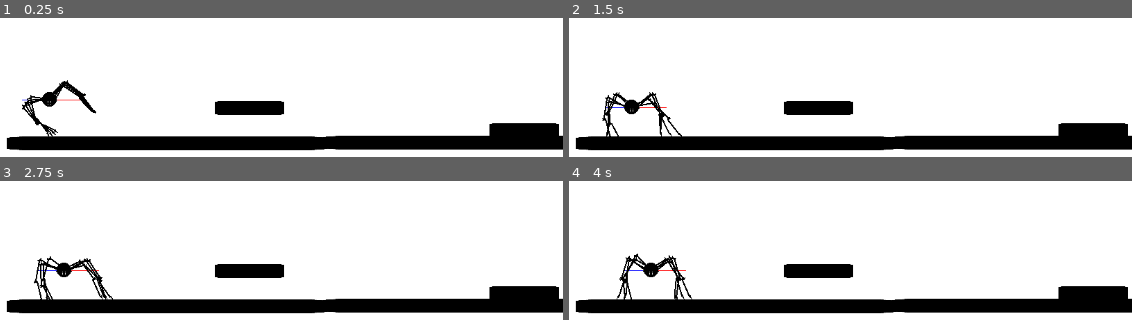
Above: before the commit, frames 1-4 (two rows, left to right).
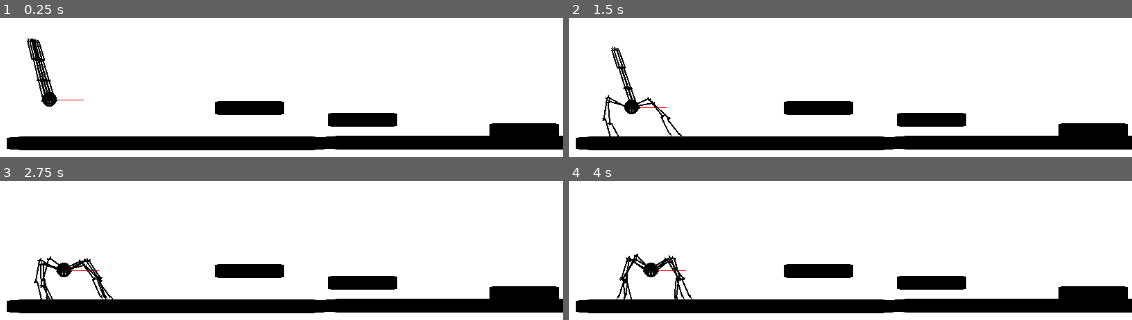
Above: after the commit, the same moments.

Repository: ArgonautAli/procedural-octopus
Game: Godot game, scene res://scene/level.tscn
Same seed, same stepped clock (60 frames per second), same inputs: the game is played once before the commit and once after it. The engine's default icon, where the game draws it, is replaced by a stand-in: a white triangle on a blue panel in a dark square.
Inputs (mouse positions are in pixels of both pictures, inside the frame that each line leads up to):
- Up to frame 1 (0.25 s): no input
- Up to frame 2 (1.5 s): move the mouse to (906, 45) at 0.52 s; move the mouse to (574, 90) at 1.27 s
- Up to frame 3 (2.75 s): move the mouse to (outside the picture) at 2.02 s
- Up to frame 4 (4 s): move the mouse to (outside the picture) at 2.77 s; move the mouse to (974, 299) at 3.52 s

The runs differ from the first frame. In frame 1, 3.0% of the frame differs, in the area x 3-71%, y 14-86%; in frame 2, 2.3%; in frame 3, 1.3%; in frame 4, 1.3%.

Commit message:
feat: jump wip

Diff:
--- a/scene/level.tscn
+++ b/scene/level.tscn
@@ -44,3 +44,7 @@
 [node name="Node2D5" parent="." instance=ExtResource("2_x8glg")]
 position = Vector2(372, 320)
 scale = Vector2(4.92, 1)
+
+[node name="Node2D7" parent="." instance=ExtResource("2_x8glg")]
+position = Vector2(535, 337)
+scale = Vector2(4.92, 1)
--- a/scene/spider.tscn
+++ b/scene/spider.tscn
@@ -66,6 +66,11 @@
 target_position = Vector2(50, 0)
 collide_with_areas = true
 
+[node name="FrontCrouchCheck" type="RayCast2D" parent="."]
+position = Vector2(0, 64)
+target_position = Vector2(50, 0)
+collide_with_areas = true
+
 [node name="FrontUpCheck" type="RayCast2D" parent="."]
 position = Vector2(48, 0)
 target_position = Vector2(0, -10)
--- a/script/leg.gd
+++ b/script/leg.gd
@@ -89,8 +89,6 @@
 	return {"A": angle_a, "B": angle_b, "C": angle_c}
 
 
-
-
 func law_of_cosine(a,b,c):
 	if 2*a*b == 0:
 		return 0
--- a/script/spider.gd
+++ b/script/spider.gd
@@ -12,6 +12,8 @@
 
 @onready var front_up_check: RayCast2D = $FrontUpCheck
 @onready var body_up_check: RayCast2D = $BodyUpCheck
+
+@onready var front_crouch_check: RayCast2D = $FrontCrouchCheck
 
 var front_legs = []
 var back_legs = []
@@ -41,20 +43,16 @@
 	base_y = global_position.y
 	front_legs = front_leg_node.get_children()
 	back_legs = back_leg_node.get_children()
-	front_check.force_raycast_update()
-	back_check.force_raycast_update()
-	front_mid_check.force_raycast_update()
-	back_mid_check.force_raycast_update()
+	front_crouch_check.force_raycast_update()
 	for i in range(8):
 		step()
 
 func _draw() -> void:
-	draw_line(Vector2.ZERO, front_mid_check.target_position, Color.RED)
-	draw_line(Vector2.ZERO, back_mid_check.target_position, Color.BLUE)
-	draw_line(Vector2.ZERO, front_up_check.target_position, Color.BLUE)
-	draw_line(Vector2.ZERO, body_up_check.target_position, Color.RED)
-
-
+	#draw_line(Vector2.ZERO, front_mid_check.target_position, Color.RED)
+	#draw_line(Vector2.ZERO, back_mid_check.target_position, Color.BLUE)
+	#draw_line(Vector2.ZERO, front_up_check.target_position, Color.BLUE)
+	#draw_line(Vector2.ZERO, body_up_check.target_position, Color.RED)
+	draw_line(Vector2.ZERO, front_crouch_check.target_position, Color.RED)
 
 func _physics_process(delta):
 	var mouse_pos = get_global_mouse_position()
@@ -73,13 +71,16 @@
 	var moving_forward = dir.x >= 0.0
 	var obstacle_ahead = front_mid_check.is_colliding()  || body_up_check.is_colliding() || front_up_check.is_colliding() if moving_forward else back_mid_check.is_colliding()
 	var ledge_ahead    = !front_mid_check.is_colliding() if moving_forward else !back_mid_check.is_colliding()
+	var cant_crouch = front_crouch_check.is_colliding()
+	print("cant crouch: ", cant_crouch)
 	if obstacle_ahead:
 		stay_down = true
 		target_height = duck_height
-		print("ducking: ", target_height)
 	elif ledge_ahead:
 		target_height = rise_height
 		stay_down = false
+	elif cant_crouch:
+		jump()
 	else:
 		target_height = base_height
 	current_height     = lerp(current_height, target_height, delta * smooth_height)
@@ -115,3 +116,6 @@
 	leg.step(target)
 
 # test
+
+func jump():
+	print("jump!")
